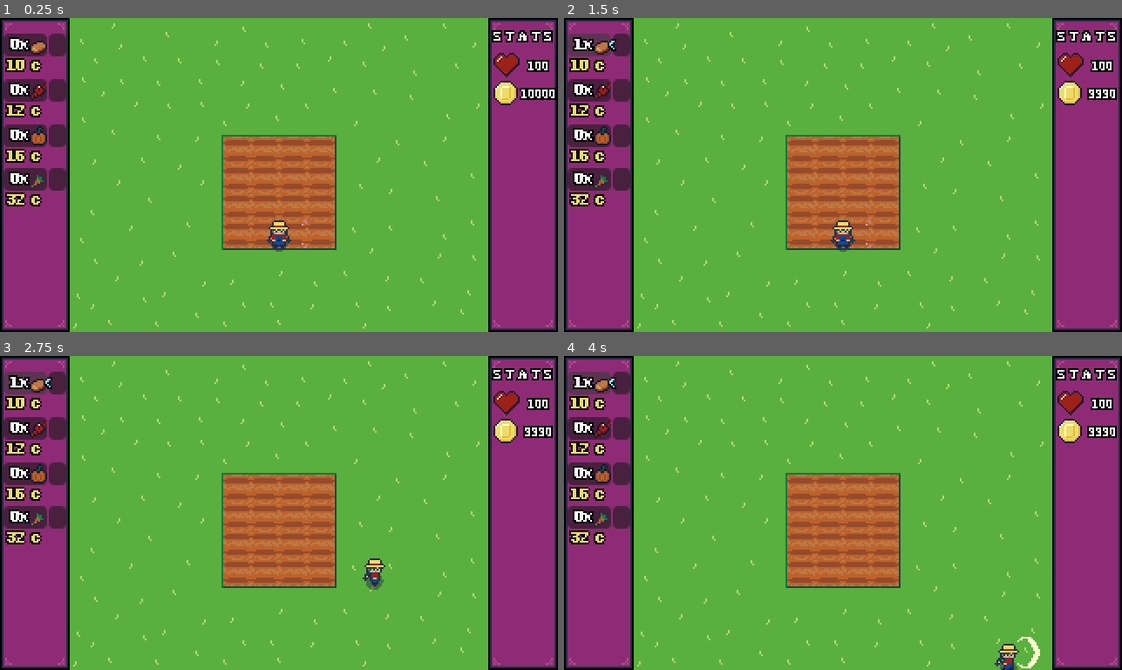
Above: before the commit, frames 1-4 (two rows, left to right).
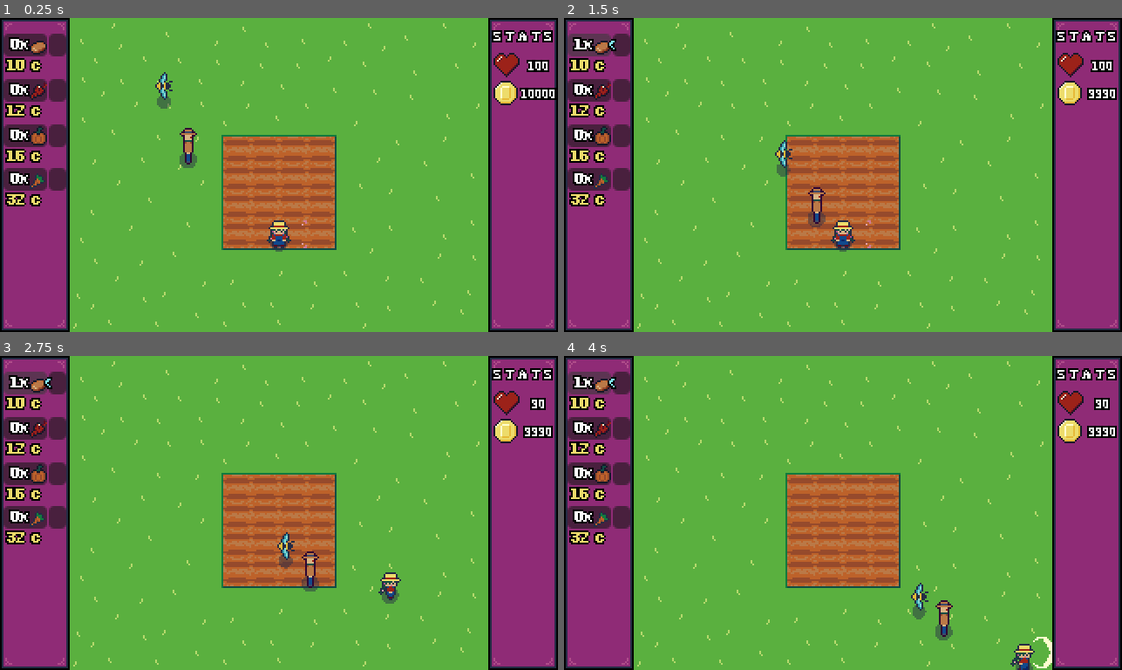
Above: after the commit, the same moments.

Repository: ghoulBlade3/harvest_bounty
Game: Godot game, scene res://main.tscn
Same seed, same stepped clock (60 frames per second), same inputs: the game is played once before the commit and once after it.
Inputs (mouse positions are in pixels of both pictures, inside the frame that each line leads up to):
- Up to frame 1 (0.25 s): no input
- Up to frame 2 (1.5 s): click (619, 46) at 0.52 s; click (591, 46) at 1.27 s
- Up to frame 3 (2.75 s): hold D (move_right) from 2.03 s (still down); tap J (attack) at 2.1 s
- Up to frame 4 (4 s): release D (move_right) at 2.78 s; hold S (move_down) 2.78-3.53 s; tap J (attack) at 2.85, 3.8 s; hold D (move_right) from 3.53 s (still down); tap E (interact) at 3.6 s

The runs differ from the first frame. In frame 1, 0.5% of the frame differs, in the area x 27-36%, y 17-48%; in frame 2, 0.5%; in frame 3, 1.1%; in frame 4, 1.2%, in the area x 62-99%, y 13-100%.

Commit message:
added enemy bee

Diff:
--- a/main.tscn
+++ b/main.tscn
@@ -11,11 +11,13 @@
 [ext_resource type="PackedScene" uid="uid://brw1cni5jksvl" path="res://scenes/buttons.tscn" id="6_7mycd"]
 [ext_resource type="Script" uid="uid://6uw87q7r382k" path="res://player_area.gd" id="6_dg77c"]
 [ext_resource type="Texture2D" uid="uid://dqq2uo8oilgpr" path="res://textures/player/water_test.png" id="8_4c57u"]
+[ext_resource type="PackedScene" uid="uid://btentsv82auxc" path="res://scenes/enemy_bee.tscn" id="10_074og"]
 [ext_resource type="FontFile" uid="uid://btuwvdh4n3pm6" path="res://textures/fonts/PixelSerif_16px_v02.ttf" id="10_dg77c"]
 [ext_resource type="Script" path="res://scripts/stats_holder.gd" id="11_2cqfq"]
 [ext_resource type="PackedScene" uid="uid://bvnbmxyd6w1l5" path="res://scenes/stat.tscn" id="11_ycdy4"]
 [ext_resource type="Texture2D" uid="uid://bjafpjcq12yqy" path="res://textures/ui/health.png" id="12_vivmo"]
 [ext_resource type="Texture2D" uid="uid://bo8h3dtxfhgwk" path="res://textures/ui/money.png" id="12_w48qg"]
+[ext_resource type="PackedScene" uid="uid://bj63vcd61rta6" path="res://scenes/enemy_bounty_hunter.tscn" id="18_cegan"]
 
 [sub_resource type="TileSetScenesCollectionSource" id="TileSetScenesCollectionSource_1bvp3"]
 scenes/1/scene = ExtResource("4_1bvp3")
@@ -248,6 +250,9 @@
 [node name="player_ouch_collision" type="CollisionShape2D" parent="player/player_hurtbox" unique_id=406026044]
 position = Vector2(0, 4)
 shape = SubResource("RectangleShape2D_yaehf")
+
+[node name="enemy_bee" parent="." unique_id=411508806 instance=ExtResource("10_074og")]
+position = Vector2(-72, -52)
 
 [node name="camera" type="Camera2D" parent="." unique_id=403919883]
 position = Vector2(0, 6)
@@ -347,35 +352,38 @@
 [node name="bottom_border" type="CollisionShape2D" parent="world_border" unique_id=212930843]
 shape = SubResource("WorldBoundaryShape2D_cegan")
 
+[node name="enemy_bounty_hunter" parent="." unique_id=236252020 instance=ExtResource("18_cegan")]
+position = Vector2(-59, -18)
+
 [connection signal="area_entered" from="game_objects/farmland" to="game_objects/farmland" method="_on_area_entered"]
 [connection signal="area_exited" from="game_objects/farmland" to="game_objects/farmland" method="_on_area_exited"]
-[connection signal="area_entered" from="game_objects/@Area2D@18871" to="game_objects/@Area2D@18871" method="_on_area_entered"]
-[connection signal="area_exited" from="game_objects/@Area2D@18871" to="game_objects/@Area2D@18871" method="_on_area_exited"]
-[connection signal="area_entered" from="game_objects/@Area2D@18872" to="game_objects/@Area2D@18872" method="_on_area_entered"]
-[connection signal="area_exited" from="game_objects/@Area2D@18872" to="game_objects/@Area2D@18872" method="_on_area_exited"]
-[connection signal="area_entered" from="game_objects/@Area2D@18873" to="game_objects/@Area2D@18873" method="_on_area_entered"]
-[connection signal="area_exited" from="game_objects/@Area2D@18873" to="game_objects/@Area2D@18873" method="_on_area_exited"]
-[connection signal="area_entered" from="game_objects/@Area2D@18874" to="game_objects/@Area2D@18874" method="_on_area_entered"]
-[connection signal="area_exited" from="game_objects/@Area2D@18874" to="game_objects/@Area2D@18874" method="_on_area_exited"]
-[connection signal="area_entered" from="game_objects/@Area2D@18875" to="game_objects/@Area2D@18875" method="_on_area_entered"]
-[connection signal="area_exited" from="game_objects/@Area2D@18875" to="game_objects/@Area2D@18875" method="_on_area_exited"]
-[connection signal="area_entered" from="game_objects/@Area2D@18876" to="game_objects/@Area2D@18876" method="_on_area_entered"]
-[connection signal="area_exited" from="game_objects/@Area2D@18876" to="game_objects/@Area2D@18876" method="_on_area_exited"]
-[connection signal="area_entered" from="game_objects/@Area2D@18877" to="game_objects/@Area2D@18877" method="_on_area_entered"]
-[connection signal="area_exited" from="game_objects/@Area2D@18877" to="game_objects/@Area2D@18877" method="_on_area_exited"]
-[connection signal="area_entered" from="game_objects/@Area2D@18878" to="game_objects/@Area2D@18878" method="_on_area_entered"]
-[connection signal="area_exited" from="game_objects/@Area2D@18878" to="game_objects/@Area2D@18878" method="_on_area_exited"]
-[connection signal="area_entered" from="game_objects/@Area2D@18879" to="game_objects/@Area2D@18879" method="_on_area_entered"]
-[connection signal="area_exited" from="game_objects/@Area2D@18879" to="game_objects/@Area2D@18879" method="_on_area_exited"]
-[connection signal="area_entered" from="game_objects/@Area2D@18880" to="game_objects/@Area2D@18880" method="_on_area_entered"]
-[connection signal="area_exited" from="game_objects/@Area2D@18880" to="game_objects/@Area2D@18880" method="_on_area_exited"]
-[connection signal="area_entered" from="game_objects/@Area2D@18881" to="game_objects/@Area2D@18881" method="_on_area_entered"]
-[connection signal="area_exited" from="game_objects/@Area2D@18881" to="game_objects/@Area2D@18881" method="_on_area_exited"]
-[connection signal="area_entered" from="game_objects/@Area2D@18882" to="game_objects/@Area2D@18882" method="_on_area_entered"]
-[connection signal="area_exited" from="game_objects/@Area2D@18882" to="game_objects/@Area2D@18882" method="_on_area_exited"]
-[connection signal="area_entered" from="game_objects/@Area2D@18883" to="game_objects/@Area2D@18883" method="_on_area_entered"]
-[connection signal="area_exited" from="game_objects/@Area2D@18883" to="game_objects/@Area2D@18883" method="_on_area_exited"]
-[connection signal="area_entered" from="game_objects/@Area2D@18884" to="game_objects/@Area2D@18884" method="_on_area_entered"]
-[connection signal="area_exited" from="game_objects/@Area2D@18884" to="game_objects/@Area2D@18884" method="_on_area_exited"]
-[connection signal="area_entered" from="game_objects/@Area2D@18885" to="game_objects/@Area2D@18885" method="_on_area_entered"]
-[connection signal="area_exited" from="game_objects/@Area2D@18885" to="game_objects/@Area2D@18885" method="_on_area_exited"]
+[connection signal="area_entered" from="game_objects/@Area2D@45793" to="game_objects/@Area2D@45793" method="_on_area_entered"]
+[connection signal="area_exited" from="game_objects/@Area2D@45793" to="game_objects/@Area2D@45793" method="_on_area_exited"]
+[connection signal="area_entered" from="game_objects/@Area2D@45794" to="game_objects/@Area2D@45794" method="_on_area_entered"]
+[connection signal="area_exited" from="game_objects/@Area2D@45794" to="game_objects/@Area2D@45794" method="_on_area_exited"]
+[connection signal="area_entered" from="game_objects/@Area2D@45795" to="game_objects/@Area2D@45795" method="_on_area_entered"]
+[connection signal="area_exited" from="game_objects/@Area2D@45795" to="game_objects/@Area2D@45795" method="_on_area_exited"]
+[connection signal="area_entered" from="game_objects/@Area2D@45796" to="game_objects/@Area2D@45796" method="_on_area_entered"]
+[connection signal="area_exited" from="game_objects/@Area2D@45796" to="game_objects/@Area2D@45796" method="_on_area_exited"]
+[connection signal="area_entered" from="game_objects/@Area2D@45797" to="game_objects/@Area2D@45797" method="_on_area_entered"]
+[connection signal="area_exited" from="game_objects/@Area2D@45797" to="game_objects/@Area2D@45797" method="_on_area_exited"]
+[connection signal="area_entered" from="game_objects/@Area2D@45798" to="game_objects/@Area2D@45798" method="_on_area_entered"]
+[connection signal="area_exited" from="game_objects/@Area2D@45798" to="game_objects/@Area2D@45798" method="_on_area_exited"]
+[connection signal="area_entered" from="game_objects/@Area2D@45799" to="game_objects/@Area2D@45799" method="_on_area_entered"]
+[connection signal="area_exited" from="game_objects/@Area2D@45799" to="game_objects/@Area2D@45799" method="_on_area_exited"]
+[connection signal="area_entered" from="game_objects/@Area2D@45800" to="game_objects/@Area2D@45800" method="_on_area_entered"]
+[connection signal="area_exited" from="game_objects/@Area2D@45800" to="game_objects/@Area2D@45800" method="_on_area_exited"]
+[connection signal="area_entered" from="game_objects/@Area2D@45801" to="game_objects/@Area2D@45801" method="_on_area_entered"]
+[connection signal="area_exited" from="game_objects/@Area2D@45801" to="game_objects/@Area2D@45801" method="_on_area_exited"]
+[connection signal="area_entered" from="game_objects/@Area2D@45802" to="game_objects/@Area2D@45802" method="_on_area_entered"]
+[connection signal="area_exited" from="game_objects/@Area2D@45802" to="game_objects/@Area2D@45802" method="_on_area_exited"]
+[connection signal="area_entered" from="game_objects/@Area2D@45803" to="game_objects/@Area2D@45803" method="_on_area_entered"]
+[connection signal="area_exited" from="game_objects/@Area2D@45803" to="game_objects/@Area2D@45803" method="_on_area_exited"]
+[connection signal="area_entered" from="game_objects/@Area2D@45804" to="game_objects/@Area2D@45804" method="_on_area_entered"]
+[connection signal="area_exited" from="game_objects/@Area2D@45804" to="game_objects/@Area2D@45804" method="_on_area_exited"]
+[connection signal="area_entered" from="game_objects/@Area2D@45805" to="game_objects/@Area2D@45805" method="_on_area_entered"]
+[connection signal="area_exited" from="game_objects/@Area2D@45805" to="game_objects/@Area2D@45805" method="_on_area_exited"]
+[connection signal="area_entered" from="game_objects/@Area2D@45806" to="game_objects/@Area2D@45806" method="_on_area_entered"]
+[connection signal="area_exited" from="game_objects/@Area2D@45806" to="game_objects/@Area2D@45806" method="_on_area_exited"]
+[connection signal="area_entered" from="game_objects/@Area2D@45807" to="game_objects/@Area2D@45807" method="_on_area_entered"]
+[connection signal="area_exited" from="game_objects/@Area2D@45807" to="game_objects/@Area2D@45807" method="_on_area_exited"]
--- /dev/null
+++ b/scenes/enemy_bee.tscn
@@ -0,0 +1,146 @@
+[gd_scene format=3 uid="uid://btentsv82auxc"]
+
+[ext_resource type="Script" uid="uid://d2yxrq1nr0qtv" path="res://scenes/enemy_bounty_hunter.gd" id="1_ij5fs"]
+[ext_resource type="PackedScene" uid="uid://b4orwemvnl22n" path="res://scenes/shadow.tscn" id="2_6r1gm"]
+[ext_resource type="PackedScene" uid="uid://dhaeaee8xstur" path="res://components/enemy_ai_component.tscn" id="3_l1hcj"]
+[ext_resource type="PackedScene" uid="uid://dtib4ad7wx478" path="res://components/directional_animation_component.tscn" id="4_8rts1"]
+[ext_resource type="PackedScene" uid="uid://bgtuflughs7qw" path="res://components/health_component.tscn" id="5_nu5c3"]
+[ext_resource type="PackedScene" uid="uid://bm1rgpm5nc1vt" path="res://components/attack_component.tscn" id="6_85sb7"]
+[ext_resource type="Texture2D" uid="uid://wb57gpc3nh73" path="res://textures/enemy/bee.png" id="7_ij5fs"]
+[ext_resource type="PackedScene" uid="uid://2w7l82md8pj2" path="res://components/hurtbox.tscn" id="8_2o3ki"]
+[ext_resource type="Script" uid="uid://52sw3x6ci5pu" path="res://components/hurtbox.gd" id="9_iqlj6"]
+
+[sub_resource type="AtlasTexture" id="AtlasTexture_6r1gm"]
+atlas = ExtResource("7_ij5fs")
+region = Rect2(0, 16, 16, 16)
+
+[sub_resource type="AtlasTexture" id="AtlasTexture_l1hcj"]
+atlas = ExtResource("7_ij5fs")
+region = Rect2(0, 0, 16, 16)
+
+[sub_resource type="AtlasTexture" id="AtlasTexture_8rts1"]
+atlas = ExtResource("7_ij5fs")
+region = Rect2(0, 32, 16, 16)
+
+[sub_resource type="AtlasTexture" id="AtlasTexture_nu5c3"]
+atlas = ExtResource("7_ij5fs")
+region = Rect2(16, 16, 16, 16)
+
+[sub_resource type="AtlasTexture" id="AtlasTexture_85sb7"]
+atlas = ExtResource("7_ij5fs")
+region = Rect2(32, 16, 16, 16)
+
+[sub_resource type="AtlasTexture" id="AtlasTexture_dhrfb"]
+atlas = ExtResource("7_ij5fs")
+region = Rect2(16, 0, 16, 16)
+
+[sub_resource type="AtlasTexture" id="AtlasTexture_2o3ki"]
+atlas = ExtResource("7_ij5fs")
+region = Rect2(32, 0, 16, 16)
+
+[sub_resource type="AtlasTexture" id="AtlasTexture_iqlj6"]
+atlas = ExtResource("7_ij5fs")
+region = Rect2(16, 32, 16, 16)
+
+[sub_resource type="AtlasTexture" id="AtlasTexture_6lqqc"]
+atlas = ExtResource("7_ij5fs")
+region = Rect2(32, 32, 16, 16)
+
+[sub_resource type="SpriteFrames" id="SpriteFrames_come4"]
+animations = [{
+"frames": [{
+"duration": 1.0,
+"texture": SubResource("AtlasTexture_6r1gm")
+}],
+"loop": true,
+"name": &"standing_back",
+"speed": 5.0
+}, {
+"frames": [{
+"duration": 1.0,
+"texture": SubResource("AtlasTexture_l1hcj")
+}],
+"loop": true,
+"name": &"standing_front",
+"speed": 5.0
+}, {
+"frames": [{
+"duration": 1.0,
+"texture": SubResource("AtlasTexture_8rts1")
+}],
+"loop": true,
+"name": &"standing_side",
+"speed": 5.0
+}, {
+"frames": [{
+"duration": 1.0,
+"texture": SubResource("AtlasTexture_nu5c3")
+}, {
+"duration": 1.0,
+"texture": SubResource("AtlasTexture_85sb7")
+}],
+"loop": true,
+"name": &"walk_cycle_back",
+"speed": 5.0
+}, {
+"frames": [{
+"duration": 1.0,
+"texture": SubResource("AtlasTexture_dhrfb")
+}, {
+"duration": 1.0,
+"texture": SubResource("AtlasTexture_2o3ki")
+}],
+"loop": true,
+"name": &"walk_cycle_front",
+"speed": 5.0
+}, {
+"frames": [{
+"duration": 1.0,
+"texture": SubResource("AtlasTexture_iqlj6")
+}, {
+"duration": 1.0,
+"texture": SubResource("AtlasTexture_6lqqc")
+}],
+"loop": true,
+"name": &"walk_cycle_side",
+"speed": 5.0
+}]
+
+[sub_resource type="RectangleShape2D" id="RectangleShape2D_34a5w"]
+size = Vector2(8, 7)
+
+[sub_resource type="RectangleShape2D" id="RectangleShape2D_vivdj"]
+size = Vector2(8, 9)
+
+[node name="enemy_bee" type="CharacterBody2D" unique_id=411508806]
+collision_layer = 0
+collision_mask = 0
+script = ExtResource("1_ij5fs")
+
+[node name="shadow" parent="." unique_id=598471710 instance=ExtResource("2_6r1gm")]
+shadow_size = 4
+
+[node name="enemy_ai_component" parent="." unique_id=1405403973 node_paths=PackedStringArray("dir_animation_player") instance=ExtResource("3_l1hcj")]
+dir_animation_player = NodePath("../directional_animation_component")
+
+[node name="directional_animation_component" parent="." unique_id=532363149 node_paths=PackedStringArray("sprite") instance=ExtResource("4_8rts1")]
+sprite = NodePath("../enemy_bounty_hunter_sprite")
+
+[node name="health_component" parent="." unique_id=369237019 instance=ExtResource("5_nu5c3")]
+
+[node name="attack_component" parent="." unique_id=200530912 instance=ExtResource("6_85sb7")]
+
+[node name="enemy_bounty_hunter_sprite" type="AnimatedSprite2D" parent="." unique_id=30738945]
+sprite_frames = SubResource("SpriteFrames_come4")
+animation = &"walk_cycle_side"
+
+[node name="hitbox" type="CollisionShape2D" parent="." unique_id=458570998]
+position = Vector2(0, -0.5)
+shape = SubResource("RectangleShape2D_34a5w")
+
+[node name="hurtbox" parent="." unique_id=1134379180 instance=ExtResource("8_2o3ki")]
+collision_layer = 2
+script = ExtResource("9_iqlj6")
+
+[node name="CollisionShape2D" type="CollisionShape2D" parent="hurtbox" unique_id=456244977]
+shape = SubResource("RectangleShape2D_vivdj")
Binary file added: textures/enemy/bee.png
Not shown, added: textures/enemy/bee.png.import
